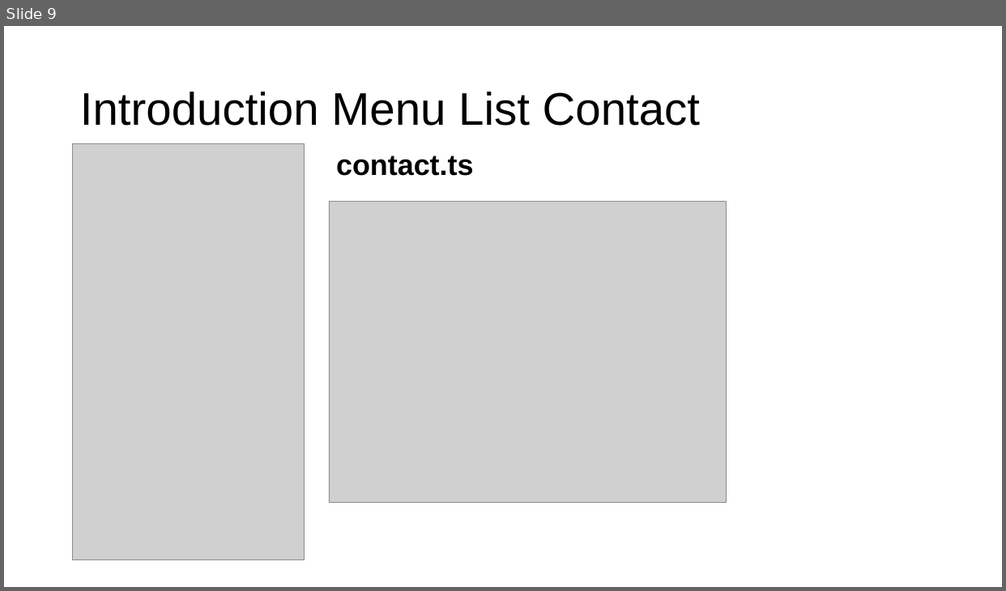
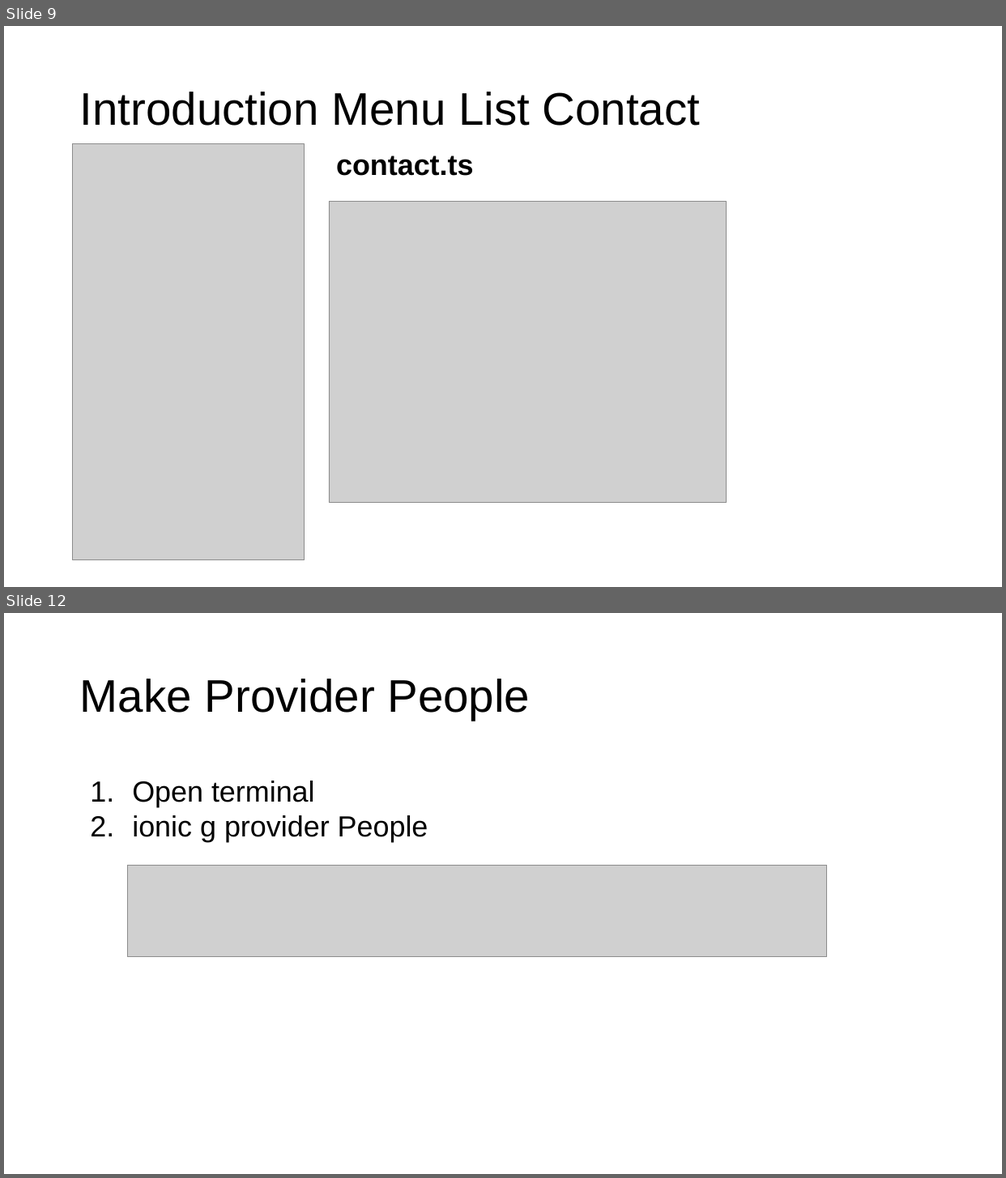
Before and after one commit to fauzisho/ionic-module-learning, a slide deck: 4. Component and Rest Data/Component and Rest Data.pptx. Shown one above the other, each under a label of ours: slide 9 before the commit, slides 9 and 12 after it; the slides between them are not shown. The pictures are 1006x591 and 1006x1178 pixels, drawn with LibreOffice and Linux fonts; fonts in the diff are those of the drawing; grey boxes stand for pictures. Boxes give left, top, right and bottom in pixels: in the first picture for what was removed or moved away, otherwise in the second. Text is boxed around its words. In the diff, an @@ line names an element or a change of style, - is before the commit and + after.

Commit message:
add provider class

```diff
--- a/4. Component and Rest Data/Component and Rest Data.pptx
+++ b/4. Component and Rest Data/Component and Rest Data.pptx
@@ slide 12 added at [4,613,1002,1174], background #FFFFFF @@
@@ title added at [80,679,530,720], 44 pt, text #000000 @@
+Make Provider People
@@ text added at [132,781,428,842], 28 pt, text #000000 @@
+1. Open terminal
+2. ionic g provider People
@@ picture added at [127,865,828,956] @@
```
Also in this commit, not shown: 2 slides changed, 2 other slides added, 3 other files.
